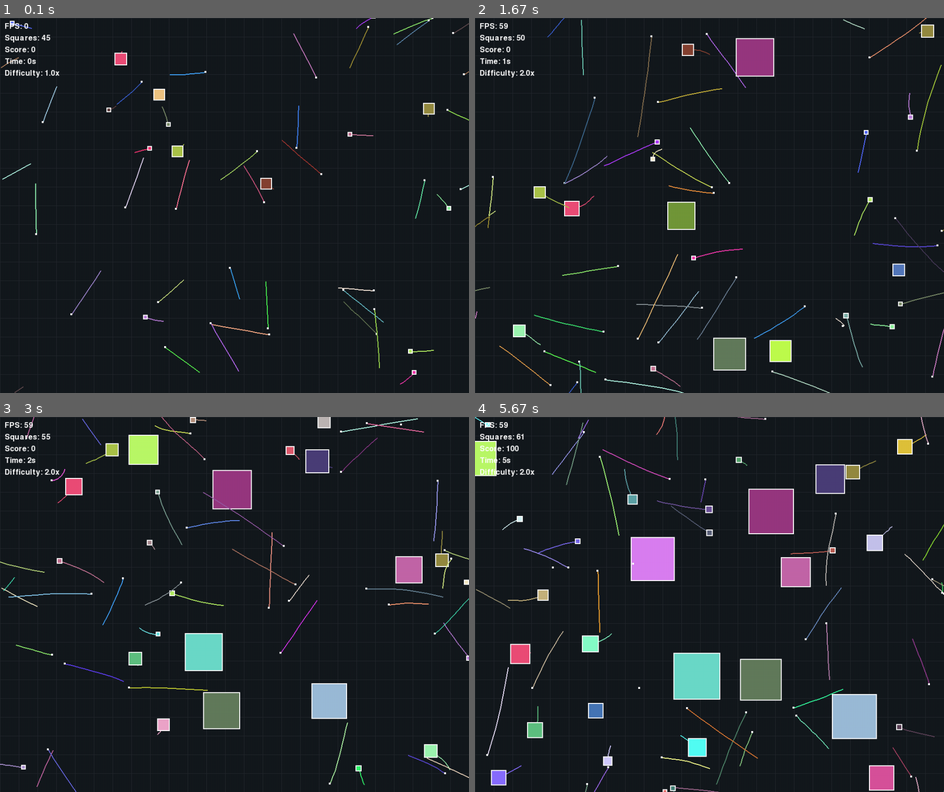
Above: before the commit, frames 1-4 (two rows, left to right).
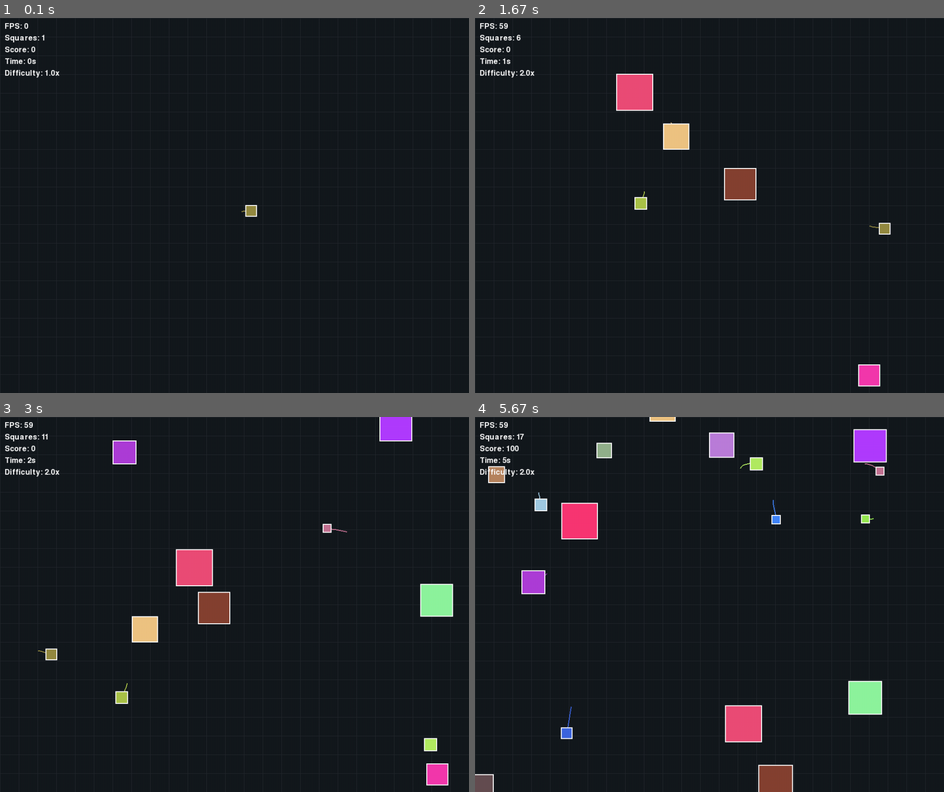
Above: after the commit, the same moments.

Repository: sameerahmed772/lab8-pygame
Game: pygame game, started from main.py
Same seed, same stepped clock (60 frames per second), same inputs: the game is played once before the commit and once after it.
Inputs (mouse positions are in pixels of both pictures, inside the frame that each line leads up to):
- Up to frame 1 (0.1 s): no input
- Up to frame 2 (1.67 s): tap Space at 0.33, 0.73, 1.03, 1.23, 1.57 s; tap 3 at 1.32 s
- Up to frame 3 (3 s): tap Space at 1.87, 2.07, 2.37, 2.63, 2.97 s; tap 2 at 2.15 s; tap 3 at 2.72 s
- Up to frame 4 (5.67 s): tap Space at 3.27, 3.4, 3.8, 4.1, 4.47, 5.2, 5.5 s; tap 2 at 3.48 s; tap 3 at 3.88, 5.28 s; click (873, 675) at 4.85 s

The runs differ from the first frame. In frame 1, 1.8% of the frame differs, in the area x 0-100%, y 0-100%; in frame 2, 7.0%; in frame 3, 11%; in frame 4, 16%.

Commit message:
exam: q8 - speed test

Diff:
--- a/main.py
+++ b/main.py
@@ -38,6 +38,7 @@
 DIFFICULTY_MODS = {pygame.K_1: 1.0, pygame.K_2: 1.5, pygame.K_3: 2.0}
 SCORE_VAL = 100
 TRAILS_LENGTH = 10
+TEST_MODE_ON = True  # Exercise 8:Speed test
 
 # ============================================================================
 # DATA MODELS
@@ -288,12 +289,25 @@
         pygame.draw.line(bg, BG_GRID, (0, y), (WIDTH, y))
 
     squares: List[Square] = []
-    for _ in range(5):
-        squares.append(create_single_square(25))
-    for _ in range(10):
-        squares.append(create_single_square(10))
-    for _ in range(30):
-        squares.append(create_single_square(4))
+    if TEST_MODE_ON:
+        test_sq = create_single_square(25)
+
+        test_sq["pos"] = [float(WIDTH / 2), float(HEIGHT / 2)]
+        test_sq["rect"].center = (WIDTH // 2, HEIGHT // 2)
+
+        max_speed = (BASE_SPEED_FACTOR / 25) * 1.0
+        test_sq["vel"] = [max_speed, 0.0]
+
+        squares.append(test_sq)
+        last_test_time = pygame.time.get_ticks()
+        last_test_pos = list(test_sq["pos"])
+    else:
+        for _ in range(5):
+            squares.append(create_single_square(25))
+        for _ in range(10):
+            squares.append(create_single_square(10))
+        for _ in range(30):
+            squares.append(create_single_square(4))
 
     state: GameState = {
         "paused": False,
@@ -326,6 +340,19 @@
         # Logic & Rendering
         update_simulation(squares, state)
 
+        # Exercise 8: Check distance travelled
+        if TEST_MODE_ON and not state["paused"] and squares:
+            now = pygame.time.get_ticks()
+            if now - last_test_time >= 1000:
+                current_pos = squares[0]["pos"]
+                dist = math.hypot(current_pos[0] - last_test_pos[0], current_pos[1] - last_test_pos[1])
+                # Calculate theoretical max distance
+                max_speed_per_frame = (BASE_SPEED_FACTOR / squares[0]["size"]) * state["difficulty"]
+                max_dist_per_sec = max_speed_per_frame * FPS
+                print(f"[Speed Test] Real Distance (1s): {dist:.2f}px | Max Expected (1s): {max_dist_per_sec:.2f}px")
+                last_test_time = now
+                last_test_pos = list(current_pos)
+
         screen.blit(bg, (0, 0))
         for s in squares:
             # Draw Trail
Not shown, changed: MY_EXAM.md
